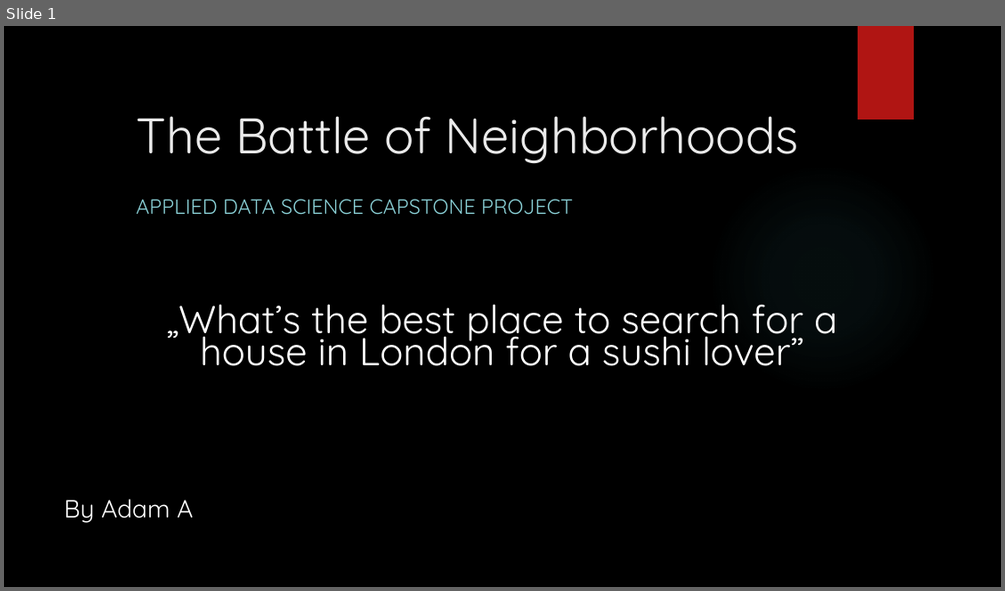
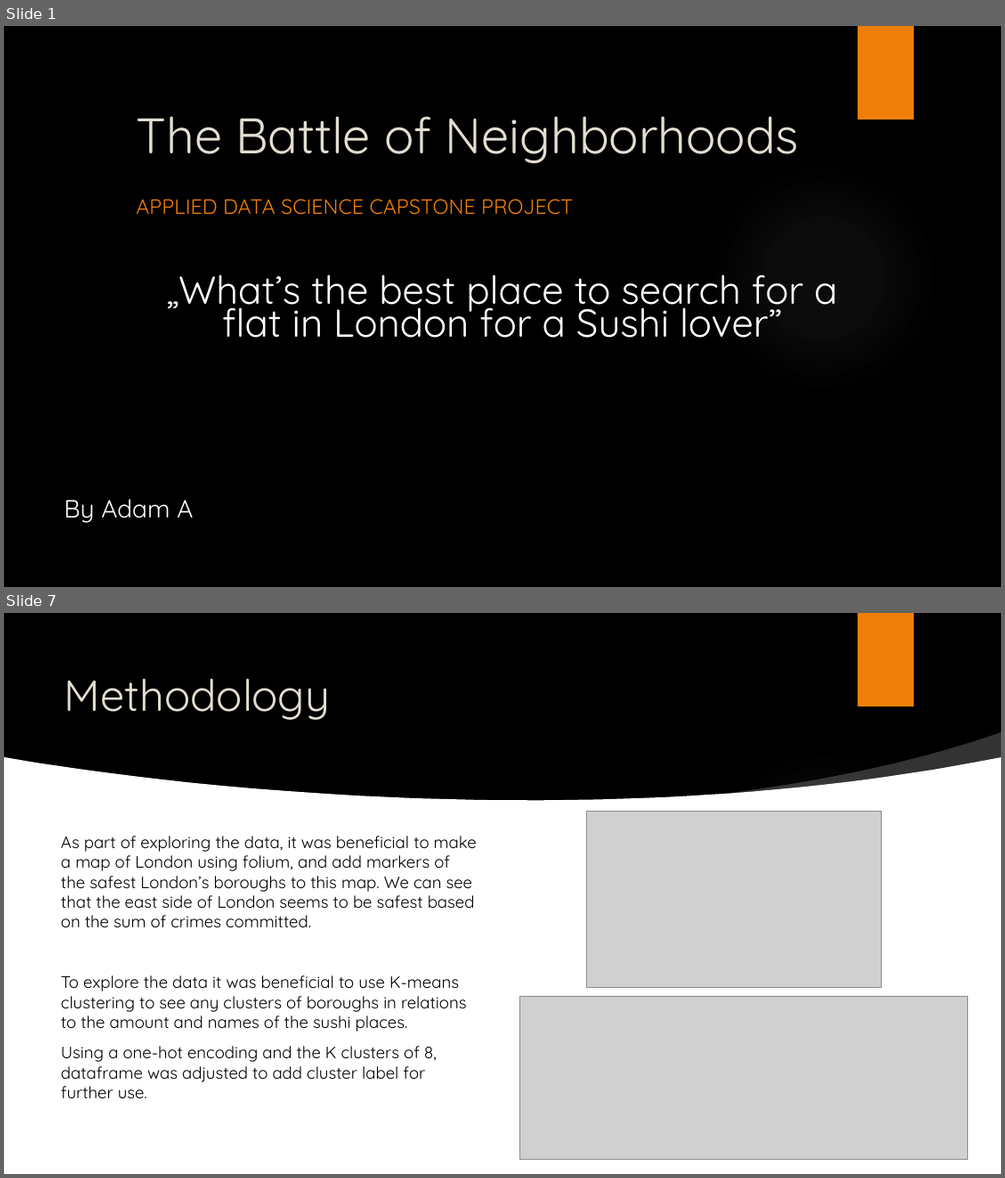
Before and after one commit to adam-abr/Coursera_Capstone, a slide deck: Capstone_Project/The Battle of Neighborhoods.pptx. Shown one above the other, each under a label of ours: slide 1 before the commit, slides 1 and 7 after it; the slides between them are not shown. The pictures are 1005x591 and 1005x1178 pixels, drawn with LibreOffice and Linux fonts; fonts in the diff are those of the drawing; grey boxes stand for pictures; background and template pictures are left out. Boxes give left, top, right and bottom in pixels: in the first picture for what was removed or moved away, otherwise in the second. Text is boxed around its words. In the diff, an @@ line names an element or a change of style, - is before the commit and + after.

```diff
--- a/Capstone_Project/The Battle of Neighborhoods.pptx
+++ b/Capstone_Project/The Battle of Neighborhoods.pptx
@@ slide 7 added at (x1=4, y1=613, x2=1001, y2=1174), background picture (left out); not listed: 2 template elements that a slide beside it also shows @@
@@ text added at (x1=65, y1=678, x2=330, y2=720), 42 pt, text #E3DED1 @@
+Methodology
@@ freeform shape added at (x1=718, y1=732, x2=1001, y2=800), fill #FFFFFF at 20% opacity @@
@@ freeform shape added at (x1=4, y1=757, x2=1001, y2=986), fill #FFFFFF @@
@@ picture added at (x1=587, y1=811, x2=882, y2=987) @@
@@ text added at (x1=61, y1=835, x2=477, y2=1098), 16 pt, text #000000 @@
+  As part of exploring the data, it was beneficial to make a map of London using folium, and add markers of the safest London’s boroughs to this map. We can see that the east side of London seems to be safest based on the sum of crimes committed.
+  To explore the data it was beneficial to use K-means clustering to see any clusters of boroughs in relations to the amount and names of the sushi places.
+  Using a one-hot encoding and the K clusters of 8, dataframe was adjusted to add cluster label for further use.
@@ rectangle added at (x1=4, y1=933, x2=1001, y2=1174), fill #FFFFFF @@
@@ picture added at (x1=520, y1=996, x2=968, y2=1159) @@
@@ slide 1 changed as well @@
@@ rectangle at (x1=858, y1=26, x2=914, y2=119): fill #B01513 to #F07F09 @@
@@ title "The Battle of Neighborhoods" at (x1=136, y1=116, x2=799, y2=164): text colour #EBEBEB to #E3DED1 @@
@@ ellipse at (x1=708, y1=163, x2=938, y2=394): fill gradient #50B9C1 to gradient #ADADAD @@
@@ subtitle "APPLIED DATA SCIENCE CAPSTONE PROJECT" at (x1=136, y1=199, x2=573, y2=215): text colour #8AD0D6 to #F07F09 @@
@@ text at (x1=166, y1=274, x2=837, y2=338): text changed @@
-„What’s the best place to search for a house in London for a sushi lover”
+„What’s the best place to search for a flat in London for a Sushi lover”
```
Also in this commit, not shown: 2 other slides changed, 6 other slides added, 2 other files.
